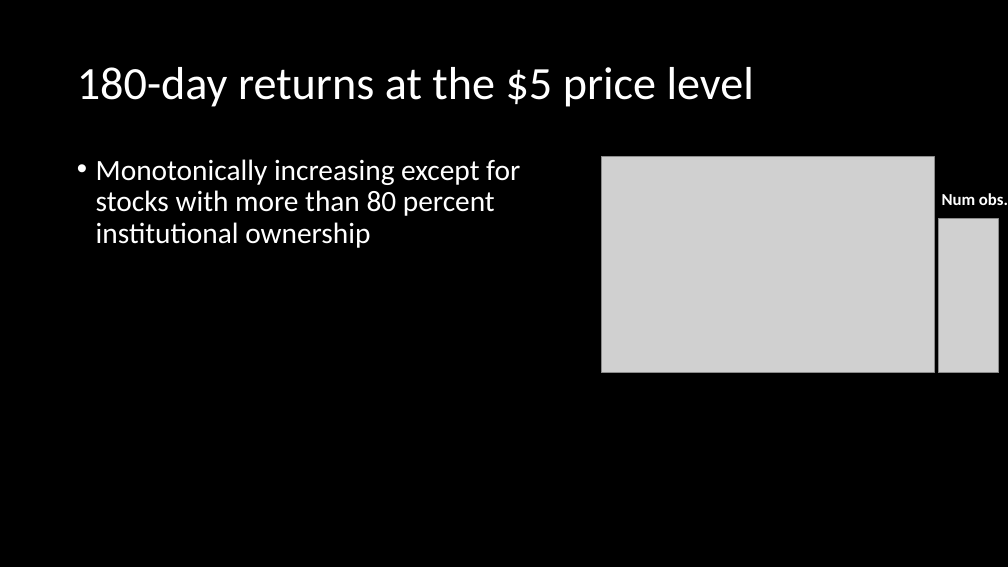
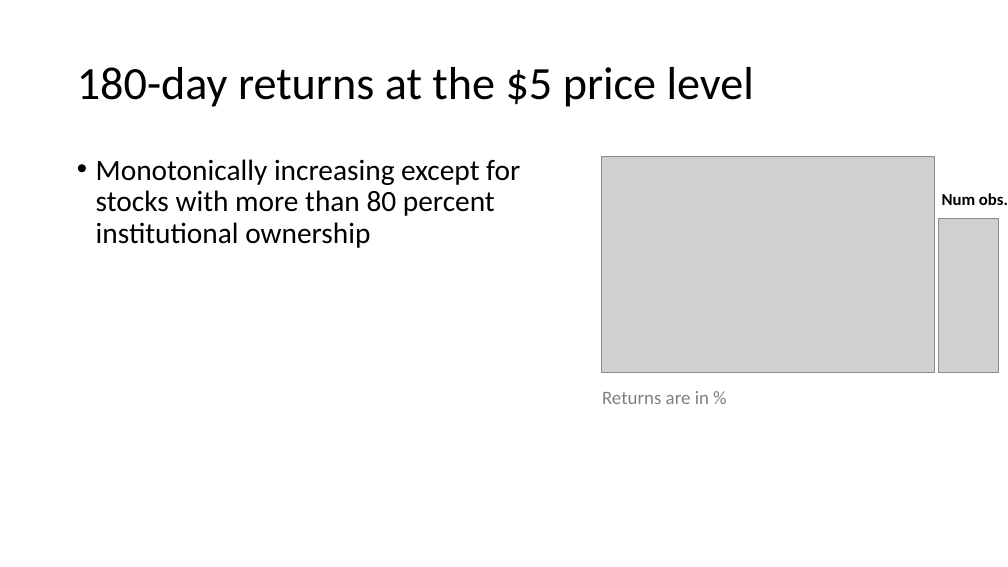
Before and after one commit to AmritSd/Institutional-ownership-impact-on-stocks-near-one-dollar, a slide deck: slide 4 of Weekly update.pptx. Drawn at 1008x567 pixels with LibreOffice and Linux fonts; fonts in the diff are those of the drawing; grey boxes stand for pictures. Boxes give left, top, right and bottom in pixels: in the first picture for what was removed or moved away, otherwise in the second. Text is boxed around its words. In the diff, an @@ line names an element or a change of style, - is before the commit and + after.

Commit message:
Changed color theme for ppt

```diff
--- a/Weekly update.pptx
+++ b/Weekly update.pptx
@@ background #000000 to #FFFFFF @@
@@ text colour #FFFFFF to #000000 in 3 elements at <box>77,67,754,107</box>, <box>96,159,520,248</box>, <box>942,193,1008,205</box> @@
@@ text added at <box>602,391,709,404</box>, 18 pt, text #808080 @@
+Returns are in %
```
Also in this commit, not shown: 6 other slides changed, 1 other file.
